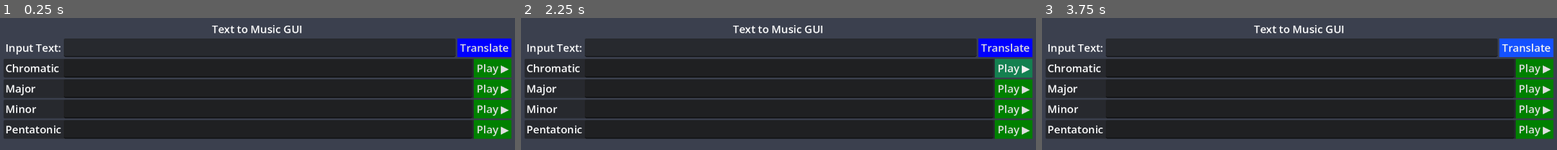
Above: before the commit, frames 1-3 (left to right).
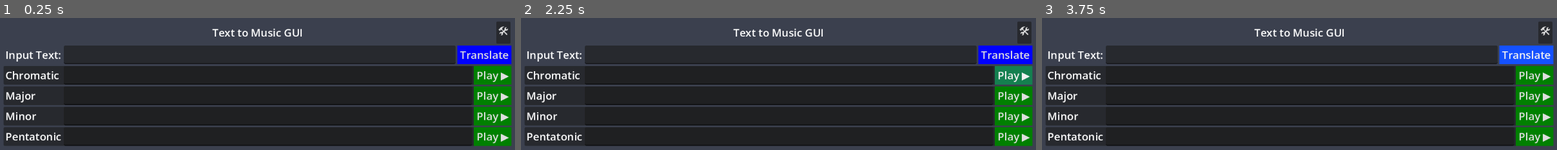
Above: after the commit, the same moments.

Repository: NBumgardner/text-to-music-gui-2015
Game: Godot game, scene res://scenes/text_to_music_gui/text_to_music_gui.tscn
The game is run twice, just before and just after one commit, with the same random seed, the same clock (stepped at 60 frames per second) and the same inputs.
Inputs (mouse positions are in pixels of both pictures, inside the frame that each line leads up to):
- Up to frame 1 (0.25 s): no input
- Up to frame 2 (2.25 s): click "Translate" at 0.5 s; click (1025, 32) at 1.25 s, where only the run after the commit has a clickable "🛠"; click "Play ▶" at 2 s
- Up to frame 3 (3.75 s): click "Play ▶" at 2.75 s; click "Translate" at 3.5 s

The runs differ from the first frame. In frame 1, 25% of the frame differs, in the area x 0-100%, y 2-98%; in frame 2, 26%; in frame 3, 25%.

Commit message:
Add Placeholder Hidden Settings Button

Diff:
--- a/v2-godot/scenes/scaled_solfege_player/scaled_solfege_player.tscn
+++ b/v2-godot/scenes/scaled_solfege_player/scaled_solfege_player.tscn
@@ -1,11 +1,13 @@
 [gd_scene format=3 uid="uid://bgu8attn1nggm"]
 
 [ext_resource type="Script" uid="uid://0prkehvd5tef" path="res://scenes/scaled_solfege_player/scaled_solfege_player.gd" id="1_qs24r"]
+[ext_resource type="Theme" uid="uid://bcn1l0yktj2nh" path="res://themes/play_button_theme.tres" id="1_v0arx"]
 [ext_resource type="AudioStream" uid="uid://dbbl00734sbme" path="res://data/audio_streams/demo_audio_stream_synchronized_chromatic_scale_ascending_c4.tres" id="2_ueegv"]
 
 [node name="ScaledSolfegePlayer" type="PanelContainer" unique_id=134583324]
 offset_right = 371.0
 offset_bottom = 31.0
+theme = ExtResource("1_v0arx")
 script = ExtResource("1_qs24r")
 
 [node name="AudioStreamPlayer" type="AudioStreamPlayer" parent="." unique_id=640665284]
--- a/v2-godot/scenes/text_to_music_gui/text_to_music_gui.tscn
+++ b/v2-godot/scenes/text_to_music_gui/text_to_music_gui.tscn
@@ -3,7 +3,6 @@
 [ext_resource type="Theme" uid="uid://ccelkuex2s4r3" path="res://themes/default.tres" id="1_epnop"]
 [ext_resource type="Script" uid="uid://caifhucc2x0in" path="res://scenes/text_to_music_gui/text_to_music_gui.gd" id="1_o4ijw"]
 [ext_resource type="PackedScene" uid="uid://dl63nkeaw7nt" path="res://scenes/row_user_input/row_user_input.tscn" id="2_gjebr"]
-[ext_resource type="Theme" uid="uid://bcn1l0yktj2nh" path="res://themes/play_button_theme.tres" id="2_iv8pr"]
 [ext_resource type="Resource" uid="uid://4b372yksbqwt" path="res://data/scales/major.tres" id="2_qhllm"]
 [ext_resource type="Resource" uid="uid://ce174jagpmlxr" path="res://data/scales/chromatic.tres" id="3_ym40v"]
 [ext_resource type="Theme" uid="uid://dpcbcdx1w8klq" path="res://themes/translate_button_theme.tres" id="4_epnop"]
@@ -44,12 +43,19 @@
 
 [node name="VBoxContainer" type="VBoxContainer" parent="MarginContainer" unique_id=208609297]
 layout_mode = 2
-theme = ExtResource("2_iv8pr")
 
-[node name="Label" type="Label" parent="MarginContainer/VBoxContainer" unique_id=1766561148]
+[node name="MarginContainer" type="MarginContainer" parent="MarginContainer/VBoxContainer" unique_id=1015951040]
+layout_mode = 2
+
+[node name="Label" type="Label" parent="MarginContainer/VBoxContainer/MarginContainer" unique_id=1766561148]
 layout_mode = 2
 text = "Text to Music GUI"
 horizontal_alignment = 1
+
+[node name="ButtonSettings" type="Button" parent="MarginContainer/VBoxContainer/MarginContainer" unique_id=1446587811]
+layout_mode = 2
+size_flags_horizontal = 8
+text = "🛠"
 
 [node name="RowUserInput" parent="MarginContainer/VBoxContainer" unique_id=51070308 instance=ExtResource("2_gjebr")]
 layout_mode = 2
